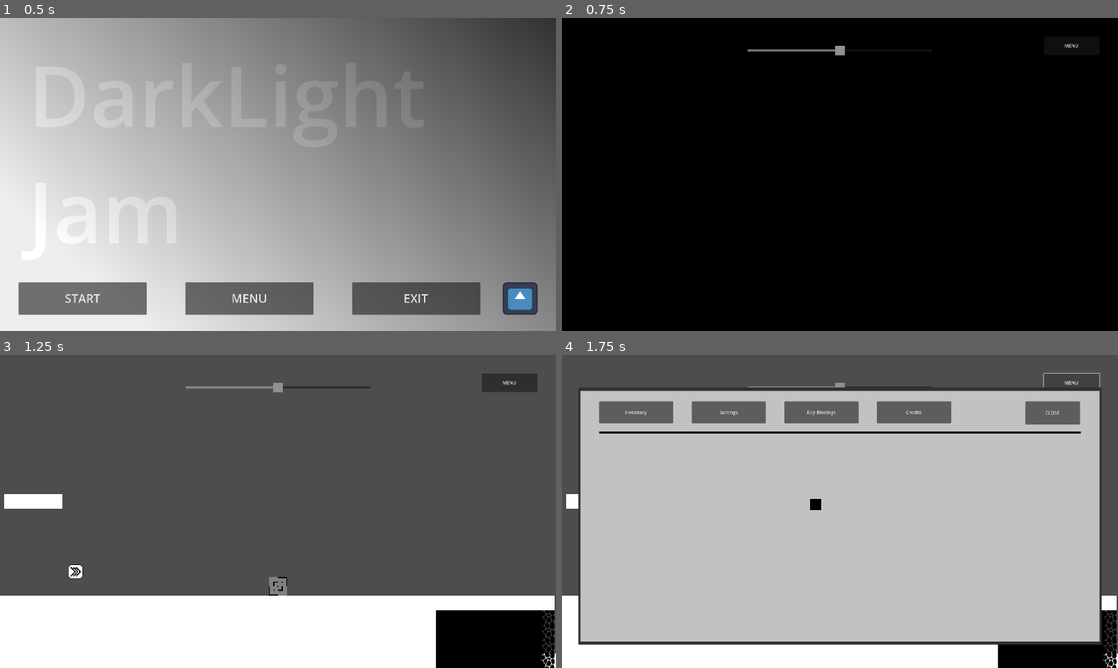
Above: before the commit, frames 1-4 (two rows, left to right).
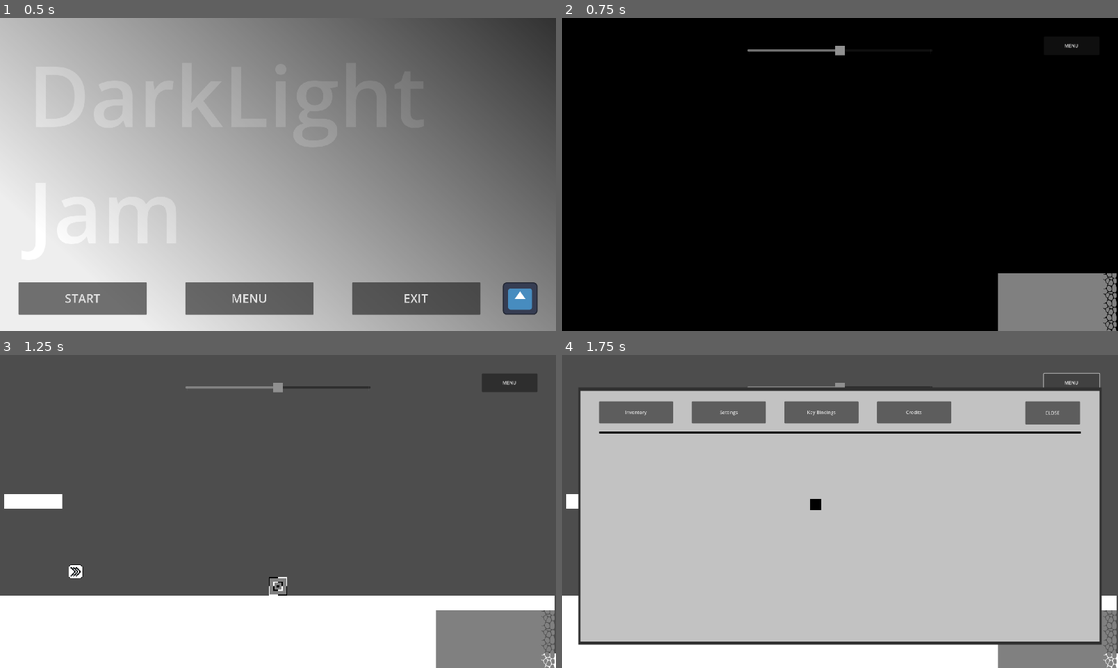
Above: after the commit, the same moments.

Repository: Wyatt5150/Godot-Wild-Jam-72
Game: Godot game, scene res://Levels/main_menu.tscn
The game is run twice, just before and just after one commit, with the same random seed, the same clock (stepped at 60 frames per second) and the same inputs. The engine's default icon, where the game draws it, is replaced by a stand-in: a white triangle on a blue panel in a dark square. Sound files missing from this copy of the repository are replaced by a short silence.
Inputs:
- Up to frame 1 (0.5 s): no input
- Up to frame 2 (0.75 s): click "START" at 0.5 s
- Up to frame 3 (1.25 s): no input
- Up to frame 4 (1.75 s): click "MENU" at 1.25 s

Frame 1 is identical in both runs. In frame 2, 3.9% of the frame differs, in the area x 78-100%, y 81-100%; in frame 3, 4.0%, in the area x 48-100%, y 70-100%; in frame 4, 1.9%.

Commit message:
modified player sprite + player modulate logic

Diff:
--- a/src/Levels/start.tscn
+++ b/src/Levels/start.tscn
@@ -95,6 +95,14 @@
 offset_bottom = 584.0
 weightLimit = 2
 
+[node name="WeakWall" parent="Misc" instance=ExtResource("3_8u5cl")]
+offset_left = 2350.0
+offset_top = 1316.0
+offset_right = 2759.0
+offset_bottom = 1532.0
+rotation = 3.14159
+wallStrength = 0
+
 [node name="CameraLock" type="StaticBody2D" parent="."]
 collision_layer = 8
 collision_mask = 0
@@ -115,13 +123,5 @@
 position = Vector2(3378, 695)
 shape = SubResource("RectangleShape2D_o0kwi")
 
-[node name="WeakWall" parent="." instance=ExtResource("3_8u5cl")]
-offset_left = 2350.0
-offset_top = 1316.0
-offset_right = 2759.0
-offset_bottom = 1532.0
-rotation = 3.14159
-wallStrength = -5
-
 [node name="Collectible" parent="." instance=ExtResource("5_qousp")]
 position = Vector2(696, 968)
--- a/src/Scenes/player.tscn
+++ b/src/Scenes/player.tscn
@@ -1,7 +1,8 @@
-[gd_scene load_steps=4 format=3 uid="uid://bs7cimmitd1gn"]
+[gd_scene load_steps=5 format=3 uid="uid://bs7cimmitd1gn"]
 
 [ext_resource type="Script" path="res://Scripts/player.gd" id="1_l8kvu"]
 [ext_resource type="Texture2D" uid="uid://bfy3forw4bmpf" path="res://Art/BoxGuy.png" id="2_2kbdf"]
+[ext_resource type="Texture2D" uid="uid://bh7r1mcbrm5ye" path="res://Art/BoxGuyWhite.png" id="3_mpbj0"]
 
 [sub_resource type="RectangleShape2D" id="RectangleShape2D_6e58e"]
 size = Vector2(64, 64)
@@ -15,8 +16,15 @@
 shape = SubResource("RectangleShape2D_6e58e")
 
 [node name="Sprite2D" type="Sprite2D" parent="."]
+modulate = Color(0, 0, 0, 1)
 position = Vector2(0, -32)
+scale = Vector2(4, 4)
 texture = ExtResource("2_2kbdf")
+
+[node name="Sprite2D2" type="Sprite2D" parent="."]
+position = Vector2(0, -32)
+scale = Vector2(4, 4)
+texture = ExtResource("3_mpbj0")
 
 [node name="PlayerHud" type="CanvasLayer" parent="."]
 
@@ -74,6 +82,7 @@
 color = Color(0.564706, 0.564706, 0.564706, 1)
 
 [node name="SettingsButton" type="Button" parent="PlayerHud/Control"]
+layout_mode = 0
 offset_left = 1024.0
 offset_right = 1216.0
 offset_bottom = 64.0
--- a/src/Scripts/level.gd
+++ b/src/Scripts/level.gd
@@ -20,7 +20,6 @@
 	# load objects
 	objects = $Objects.get_children()
 	var saveData = SaveData.GetRoomSave(self)
-	print(saveData)
 	for i in objects.size():
 		if !saveData[i]:
 			objects[i].queue_free()
--- a/src/Scripts/player.gd
+++ b/src/Scripts/player.gd
@@ -30,8 +30,10 @@
 var direction = Vector2(0.0, 0.0)
 
 var gravity = ProjectSettings.get_setting("physics/2d/default_gravity")
+var sprite
 
 func _ready():
+	sprite =  $Sprite2D
 	$PlayerHud/Control/SettingsButton.pressed.connect(Callable(Settings, "Open"))
 	PullData()
 
@@ -67,7 +69,7 @@
 
 	PlayerData.SetWeight(weight)
 	HandleMeter()
-	modulate = PlayerData.GetColor(weight)
+	sprite.modulate = PlayerData.GetColor(weight)
 
 func DashHandler(delta):
 	if !hasDashUpgrade: return 0
@@ -135,7 +137,7 @@
 	self.darkMax = PlayerData.GetDarkMax()
 	self.lightMax = PlayerData.GetLightMax()
 	HandleMeter()
-	modulate = PlayerData.GetColor(weight)
+	sprite.modulate = PlayerData.GetColor(weight)
 
 func GetDashState():
 	return self.isDashing
Binary file changed: src/Art/BoxGuy.png
Binary file added: src/Art/BoxGuyWhite.png
Not shown, added: src/Art/BoxGuyWhite.png.import
Not shown: 1 places in src/Levels/start.tscn that only renumber resources
